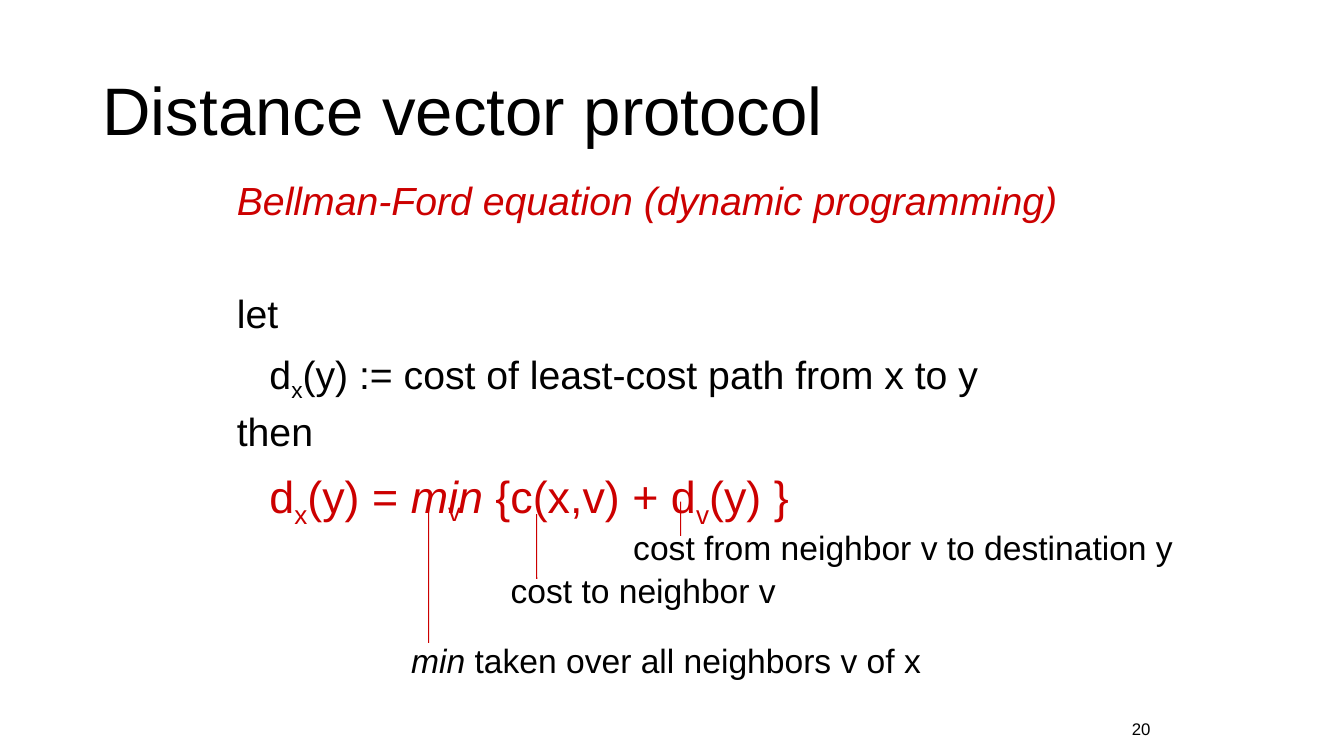
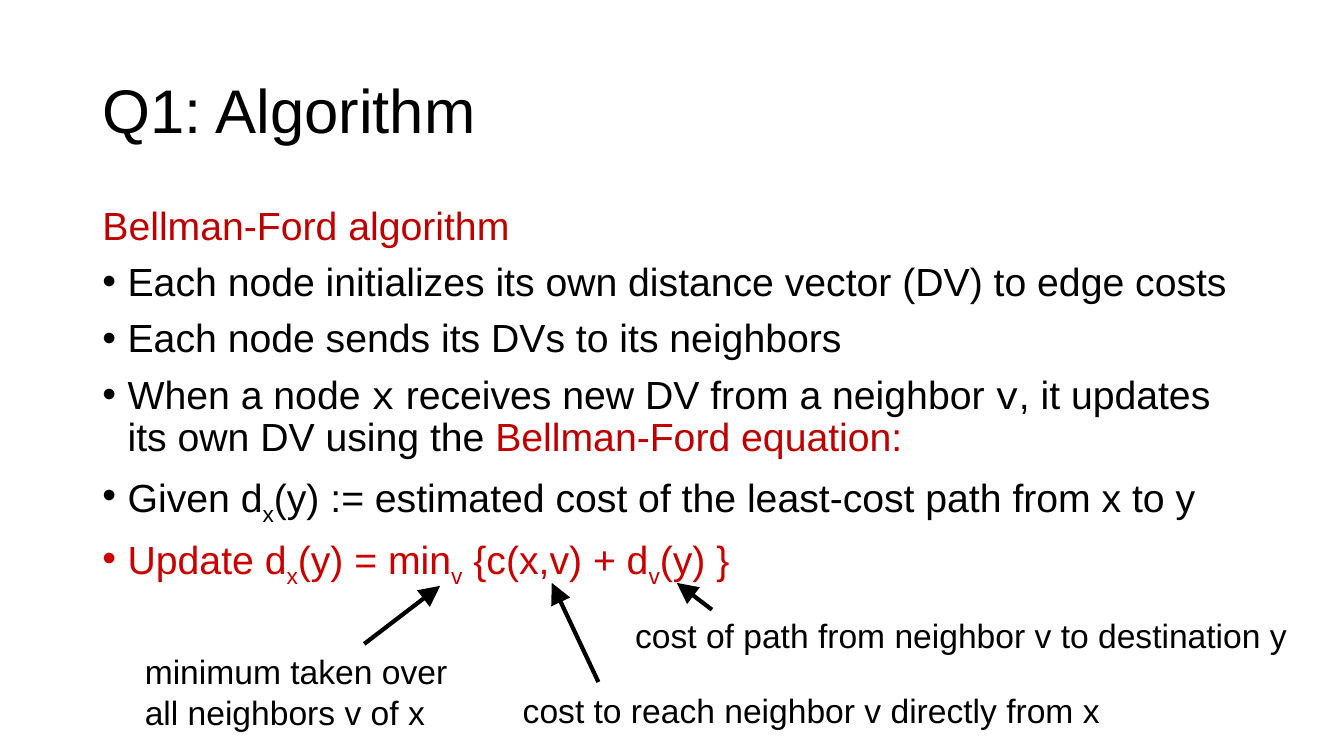
Before and after one commit to ngsrinivas/coursegen, a slide deck: slide 27 of ex/352-S21/staging/352-S21/lectures/network-intradomain-routing.pptx (slide 20 before the commit). Drawn at 1344x756 pixels with LibreOffice and Linux fonts; fonts in the diff are those of the drawing. Boxes give left, top, right and bottom in pixels: in the first picture for what was removed or moved away, otherwise in the second. Text is boxed around its words. In the diff, an @@ line names an element or a change of style, - is before the commit and + after.

```diff
--- a/ex/352-S21/staging/352-S21/lectures/network-intradomain-routing.pptx
+++ b/ex/352-S21/staging/352-S21/lectures/network-intradomain-routing.pptx
@@ title at [102,88,475,145]: text changed; size 48 to 44 pt @@
-Distance vector protocol
+Q1: Algorithm
@@ text at [102,211,1226,582]: text changed; text colour #CC0000 to #000000 @@
-Bellman-Ford equation (dynamic programming)
-let
-dx(y) := cost of least-cost path from x to y
-then
-dx(y) = min {c(x,v) + dv(y) }
+Bellman-Ford algorithm
+• Each node initializes its own distance vector (DV) to edge costs
+• Each node sends its DVs to its neighbors
+• When a node x receives new DV from a neighbor v, it updates its own DV using the Bellman-Ford equation:
+• Given dx(y) := estimated cost of the least-cost path from x to y
+• Update dx(y) = minv {c(x,v) + dv(y) }
@@ line removed from (429, 502) to (429, 643) @@
@@ text removed at [448,501,461,521] @@
-v
@@ line removed from (681, 502) to (681, 536) @@
@@ line removed from (536, 514) to (536, 579) @@
@@ arrow added from (364, 644) to (441, 586), #000000 3 pt @@
@@ arrow added from (599, 683) to (552, 583), #000000 3 pt @@
@@ arrow added from (712, 610) to (677, 583), #000000 3 pt @@
@@ text at [635,623,1287,655]: text changed @@
-cost from neighbor v to destination y
+cost of path from neighbor v to destination y
@@ text at [145,659,447,732]: text changed @@
-min taken over all neighbors v of x
+minimum taken over
+all neighbors v of x
@@ text at [523,698,1100,730]: text changed @@
-cost to neighbor v
+cost to reach neighbor v directly from x
@@ page number removed at [1132,723,1151,735] @@
-20
```
Also in this commit, not shown: 9 other slides changed, 19 slides added, 20 slides removed, 2 other files.
